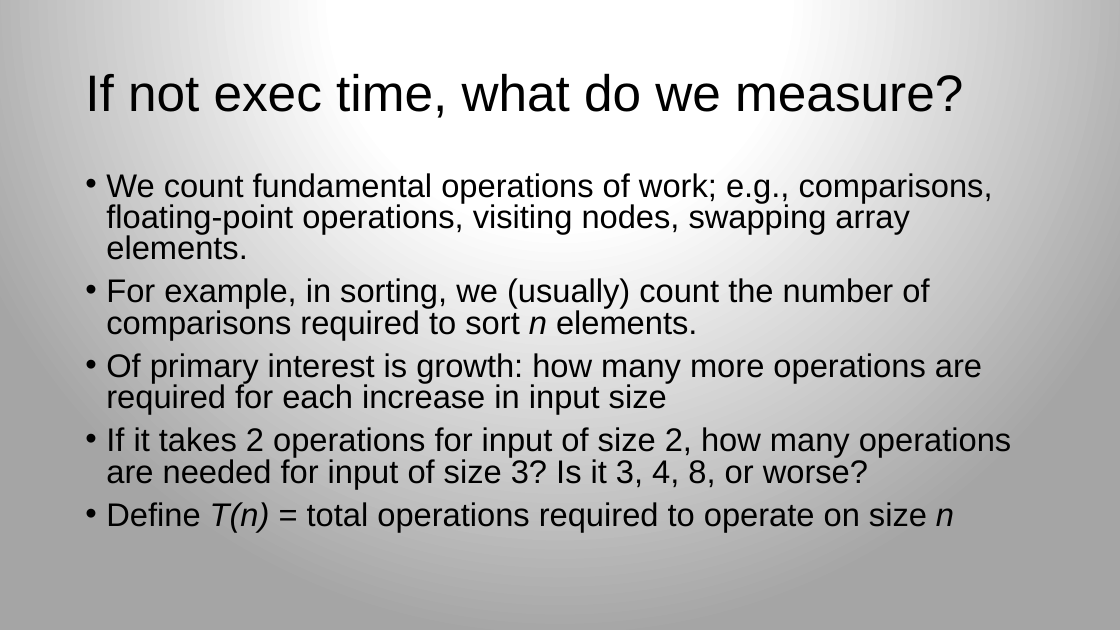
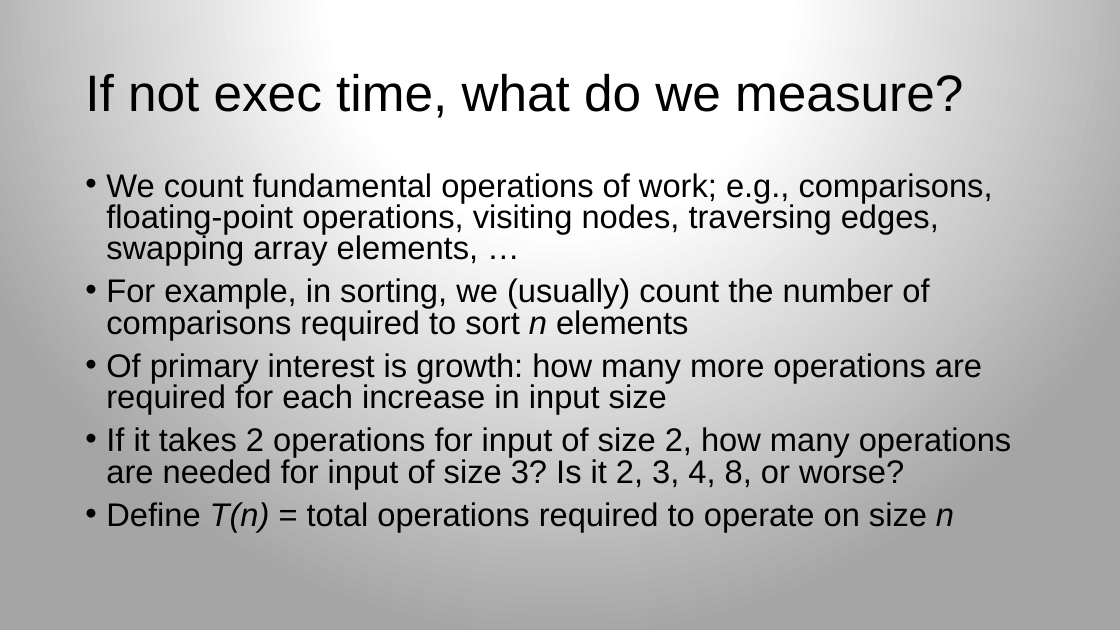
Before and after one commit to parrt/msds689, a slide deck: slide 6 of notes/complexity.pptx. Drawn at 1120x630 pixels with LibreOffice and Linux fonts; fonts in the diff are those of the drawing; background and template pictures are left out. Boxes give left, top, right and bottom in pixels: in the first picture for what was removed or moved away, otherwise in the second. Text is boxed around its words. In the diff, an @@ line names an element or a change of style, - is before the commit and + after.

Commit message:
update slides

```diff
--- a/notes/complexity.pptx
+++ b/notes/complexity.pptx
@@ text at [106,173,993,340]: text changed @@
-• We count fundamental operations of work; e.g., comparisons, floating-point operations, visiting nodes, swapping array elements.
-• For example, in sorting, we (usually) count the number of comparisons required to sort n elements.
+• We count fundamental operations of work; e.g., comparisons, floating-point operations, visiting nodes, traversing edges, swapping array elements, …
+• For example, in sorting, we (usually) count the number of comparisons required to sort n elements
@@ text at [106,427,1011,489]: text changed @@
-• If it takes 2 operations for input of size 2, how many operations are needed for input of size 3? Is it 3, 4, 8, or worse?
+• If it takes 2 operations for input of size 2, how many operations are needed for input of size 3? Is it 2, 3, 4, 8, or worse?
```
Also in this commit, not shown: 9 other slides changed, 2 slides added, 6 other files.
